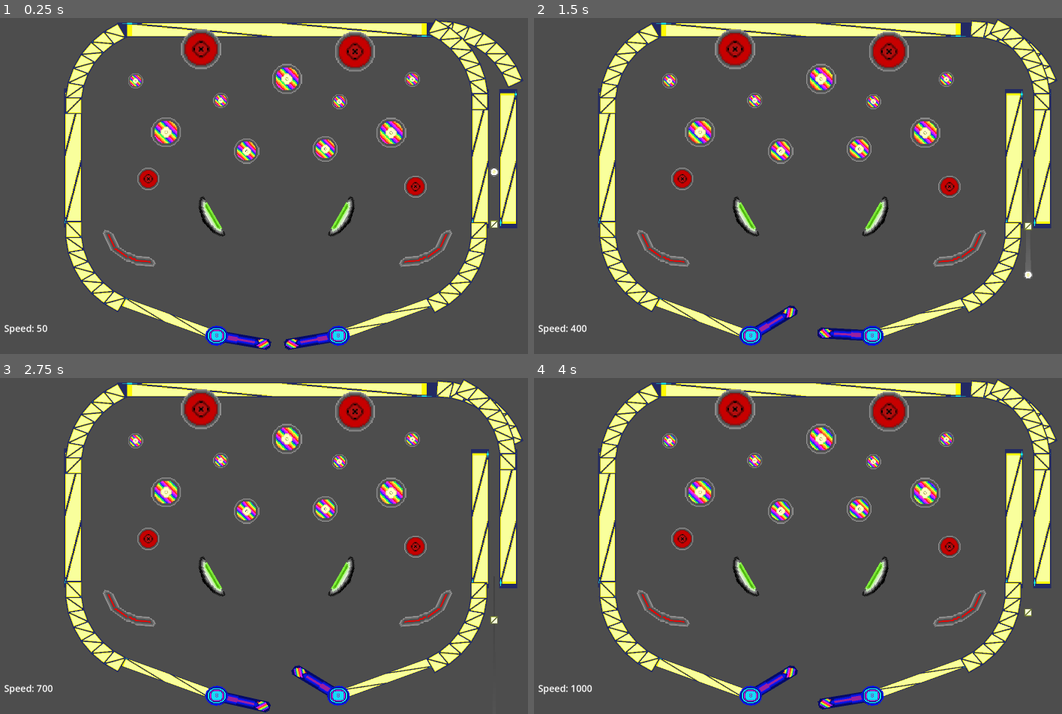
Above: before the commit, frames 1-4 (two rows, left to right).
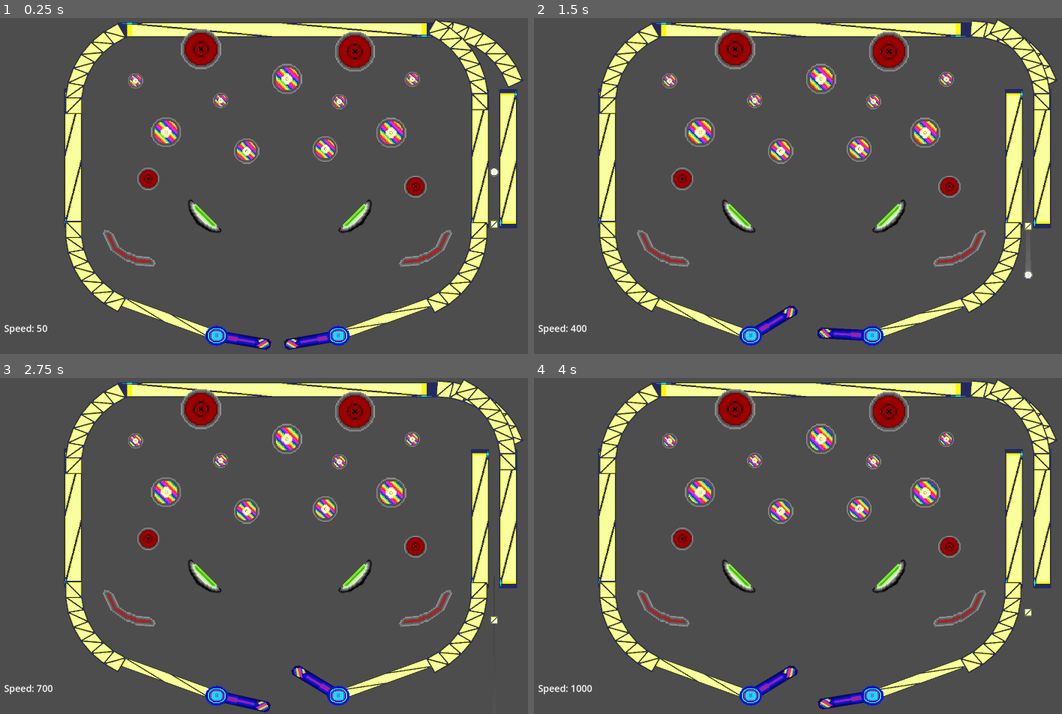
Above: after the commit, the same moments.

Repository: mdbernhards/Pinball
Game: Godot game, scene res://Scenes/player_pads.tscn
Same seed, same stepped clock (60 frames per second), same inputs: the game is played once before the commit and once after it.
Inputs:
- Up to frame 1 (0.25 s): no input
- Up to frame 2 (1.5 s): hold X (right_pad) 0.53-1.28 s; hold Space (charge_power) 0.53-1.28 s; hold Z (left_pad) from 1.28 s (still down); tap Space (charge_power) at 1.35 s
- Up to frame 3 (2.75 s): release Z (left_pad) at 2.03 s; hold X (right_pad) from 2.03 s (still down); hold Space (charge_power) from 2.03 s (still down)
- Up to frame 4 (4 s): release Space (charge_power) at 2.78 s; tap Space (charge_power) at 2.85 s; release X (right_pad) at 3.53 s; hold Z (left_pad) from 3.53 s (still down); hold Space (charge_power) from 3.53 s (still down)

The runs differ from the first frame. In frame 1, 1.7% of the frame differs, in the area x 26-81%, y 4-66%; in frame 2, 1.7%; in frame 3, 1.7%; in frame 4, 1.7%.

Commit message:
Added animtions and added bouncier physics
Added animation for hitting redBall,
Added speedup when hitting redBall and green bumper,
Added bounce to rainbow ball

Diff:
--- /dev/null
+++ b/Scenes/green_bumper.gd
@@ -0,0 +1,17 @@
+extends StaticBody2D
+
+
+# Called when the node enters the scene tree for the first time.
+func _ready():
+	pass # Replace with function body.
+
+
+# Called every frame. 'delta' is the elapsed time since the previous frame.
+func _process(delta):
+	pass
+
+
+func _on_area_2d_body_entered(body):
+	var groups = body.get_groups()
+	if  groups and groups[0] == "PlayerBall":
+		body.linear_velocity = body.linear_velocity.normalized() * 1300
--- a/Scenes/green_bumper.tscn
+++ b/Scenes/green_bumper.tscn
@@ -1,8 +1,17 @@
-[gd_scene load_steps=2 format=3 uid="uid://bmpn2wpmvyl15"]
+[gd_scene load_steps=5 format=3 uid="uid://bmpn2wpmvyl15"]
 
 [ext_resource type="Texture2D" uid="uid://bmgoiejd0roxn" path="res://Art/GreenBumper.png" id="1_8bi03"]
+[ext_resource type="Script" path="res://Scenes/green_bumper.gd" id="1_p1rth"]
+
+[sub_resource type="PhysicsMaterial" id="PhysicsMaterial_5jjsb"]
+friction = 0.2
+bounce = 2.0
+
+[sub_resource type="CapsuleShape2D" id="CapsuleShape2D_3yefb"]
+height = 218.0
 
 [node name="GreenBumper" type="StaticBody2D"]
+script = ExtResource("1_p1rth")
 
 [node name="Sprite2D" type="Sprite2D" parent="."]
 position = Vector2(-55, -27)
@@ -11,3 +20,21 @@
 [node name="CollisionShape2D" type="CollisionPolygon2D" parent="."]
 position = Vector2(4, -3)
 polygon = PackedVector2Array(16, -170, 34, -182, 57, -182, 70, -172, 70, 123, 58, 133, 34, 132, 17, 120, -34, 71, -45, 51, -56, 21, -65, -5, -68, -25, -65, -42, -56, -69, -45, -100, -35, -118)
+
+[node name="BounceBord" type="StaticBody2D" parent="."]
+position = Vector2(148, -22)
+physics_material_override = SubResource("PhysicsMaterial_5jjsb")
+
+[node name="CollisionShape2D" type="CollisionShape2D" parent="BounceBord"]
+position = Vector2(-77, -6)
+shape = SubResource("CapsuleShape2D_3yefb")
+disabled = true
+
+[node name="Area2D" type="Area2D" parent="."]
+position = Vector2(148, -22)
+
+[node name="CollisionShape2D" type="CollisionShape2D" parent="Area2D"]
+position = Vector2(-77, -6)
+shape = SubResource("CapsuleShape2D_3yefb")
+
+[connection signal="body_entered" from="Area2D" to="." method="_on_area_2d_body_entered"]
--- a/Scenes/player_ball.gd
+++ b/Scenes/player_ball.gd
@@ -18,13 +18,3 @@
 		t.origin.x = get_parent().get_node("Marker2D").position.x
 		t.origin.y = get_parent().get_node("Marker2D").position.y
 		state.set_transform(t)
-
-
-func _on_body_entered(body):
-	if body.get_node("HitAnimation"):
-		body.get_node("HitAnimation").play("Hit")
-
-
-func _on_body_shape_entered(body_rid, body, body_shape_index, local_shape_index):
-	if body.get_node("HitAnimation"):
-		body.get_node("HitAnimation").play("Hit")
--- a/Scenes/player_ball.tscn
+++ b/Scenes/player_ball.tscn
@@ -18,7 +18,7 @@
 [sub_resource type="Gradient" id="Gradient_bcs2l"]
 colors = PackedColorArray(0.237539, 0.237539, 0.237539, 1, 0.41598, 0.41598, 0.41598, 1)
 
-[node name="PlayerBall" type="RigidBody2D"]
+[node name="PlayerBall" type="RigidBody2D" groups=["PlayerBall"]]
 mass = 20.0
 physics_material_override = SubResource("PhysicsMaterial_wxp36")
 gravity_scale = 0.5
--- a/Scenes/player_pads.tscn
+++ b/Scenes/player_pads.tscn
@@ -154,13 +154,13 @@
 scale = Vector2(0.22, 0.22)
 
 [node name="GreenBumper" parent="Environment" instance=ExtResource("10_8endj")]
-position = Vector2(320, 175)
-rotation = -0.523599
+position = Vector2(300, 175)
+rotation = -0.785398
 scale = Vector2(0.3, 0.45)
 
 [node name="GreenBumper2" parent="Environment" instance=ExtResource("10_8endj")]
-position = Vector2(744, 175)
-rotation = 0.523599
+position = Vector2(785, 175)
+rotation = 0.785398
 scale = Vector2(-0.3, 0.45)
 
 [node name="Marker2D" type="Marker2D" parent="."]
--- a/Scenes/rainbow_ball.tscn
+++ b/Scenes/rainbow_ball.tscn
@@ -13,6 +13,10 @@
 [ext_resource type="Texture2D" uid="uid://c2qvwq58l7uxv" path="res://Art/rainbowBallAnimation/HitAnimationV3/Hit4.png" id="11_8fhqy"]
 [ext_resource type="Texture2D" uid="uid://bn6syu5kneibq" path="res://Art/rainbowBallAnimation/HitAnimationV3/Hit5.png" id="12_ulrn6"]
 [ext_resource type="Texture2D" uid="uid://dbitb2l5t8sn3" path="res://Art/rainbowBallAnimation/HitAnimationV3/Hit1.png" id="13_inwvo"]
+
+[sub_resource type="PhysicsMaterial" id="PhysicsMaterial_nhqd6"]
+friction = 0.5
+bounce = 1.0
 
 [sub_resource type="SpriteFrames" id="SpriteFrames_pyrbv"]
 animations = [{
@@ -70,6 +74,7 @@
 radius = 173.104
 
 [node name="RainbowBall" type="StaticBody2D"]
+physics_material_override = SubResource("PhysicsMaterial_nhqd6")
 script = ExtResource("1_o2vjk")
 
 [node name="Sprite" type="AnimatedSprite2D" parent="."]
--- /dev/null
+++ b/Scenes/red_ball.gd
@@ -0,0 +1,13 @@
+extends StaticBody2D
+
+func _ready():
+	pass
+
+func _process(delta):
+	pass
+
+func _on_area_2d_body_entered(body):
+	var groups = body.get_groups()
+	if  groups and groups[0] == "PlayerBall":
+		$Sprite.play("Hit")
+		body.linear_velocity = body.linear_velocity.normalized() * 1300
--- a/Scenes/red_ball.tscn
+++ b/Scenes/red_ball.tscn
@@ -1,26 +1,60 @@
-[gd_scene load_steps=4 format=3 uid="uid://brfkvcpn8p2cf"]
+[gd_scene load_steps=11 format=3 uid="uid://brfkvcpn8p2cf"]
 
-[ext_resource type="Texture2D" uid="uid://cfavvj64n6bpe" path="res://Art/redBall.png" id="1_7kxwg"]
+[ext_resource type="Script" path="res://Scenes/red_ball.gd" id="1_e64mu"]
+[ext_resource type="Texture2D" uid="uid://vila7vl5p83k" path="res://Art/redBallAnimation/Hit/Hit2.png" id="2_7njix"]
+[ext_resource type="Texture2D" uid="uid://ikbjgwyscqld" path="res://Art/redBallAnimation/Hit/Hit3.png" id="3_w7w37"]
+[ext_resource type="Texture2D" uid="uid://ionmcdxjj2am" path="res://Art/redBallAnimation/Hit/Hit4.png" id="4_pt0lf"]
+[ext_resource type="Texture2D" uid="uid://bh4014ajvrlup" path="res://Art/redBallAnimation/Hit/Hit5.png" id="5_wkqlj"]
+[ext_resource type="Texture2D" uid="uid://cfvng0gnisteg" path="res://Art/redBallAnimation/Hit/hit1.png" id="6_67qjh"]
+
+[sub_resource type="PhysicsMaterial" id="PhysicsMaterial_vgp2c"]
+bounce = 5.0
 
 [sub_resource type="SpriteFrames" id="SpriteFrames_vsxvf"]
 animations = [{
 "frames": [{
 "duration": 1.0,
-"texture": ExtResource("1_7kxwg")
+"texture": ExtResource("2_7njix")
+}, {
+"duration": 1.0,
+"texture": ExtResource("3_w7w37")
+}, {
+"duration": 1.0,
+"texture": ExtResource("4_pt0lf")
+}, {
+"duration": 6.0,
+"texture": ExtResource("5_wkqlj")
+}, {
+"duration": 1.0,
+"texture": ExtResource("6_67qjh")
 }],
-"loop": true,
-"name": &"rainbows",
+"loop": false,
+"name": &"Hit",
 "speed": 5.0
 }]
 
 [sub_resource type="CircleShape2D" id="CircleShape2D_bhvps"]
-radius = 162.0
+radius = 158.028
+
+[sub_resource type="CircleShape2D" id="CircleShape2D_f5gbw"]
+radius = 174.003
 
 [node name="RedBall" type="StaticBody2D"]
+physics_material_override = SubResource("PhysicsMaterial_vgp2c")
+script = ExtResource("1_e64mu")
 
 [node name="Sprite" type="AnimatedSprite2D" parent="."]
 sprite_frames = SubResource("SpriteFrames_vsxvf")
-animation = &"rainbows"
+animation = &"Hit"
+frame = 4
+speed_scale = 10.0
 
 [node name="CollisionShape2D" type="CollisionShape2D" parent="."]
 shape = SubResource("CircleShape2D_bhvps")
+
+[node name="Area2D" type="Area2D" parent="."]
+
+[node name="CollisionShape2D" type="CollisionShape2D" parent="Area2D"]
+shape = SubResource("CircleShape2D_f5gbw")
+
+[connection signal="body_entered" from="Area2D" to="." method="_on_area_2d_body_entered"]
Binary file added: Art/redBallAnimation/Hit/Hit2.png
Not shown, added: Art/redBallAnimation/Hit/Hit2.png.import
Binary file added: Art/redBallAnimation/Hit/Hit3.png
Not shown, added: Art/redBallAnimation/Hit/Hit3.png.import
Binary file added: Art/redBallAnimation/Hit/Hit4.png
Not shown, added: Art/redBallAnimation/Hit/Hit4.png.import
Binary file added: Art/redBallAnimation/Hit/Hit5.png
Not shown, added: Art/redBallAnimation/Hit/Hit5.png.import
Binary file added: Art/redBallAnimation/Hit/hit1.png
Not shown, added: Art/redBallAnimation/Hit/hit1.png.import
Not shown: 1 places in Scenes/rainbow_ball.tscn that only renumber resources
